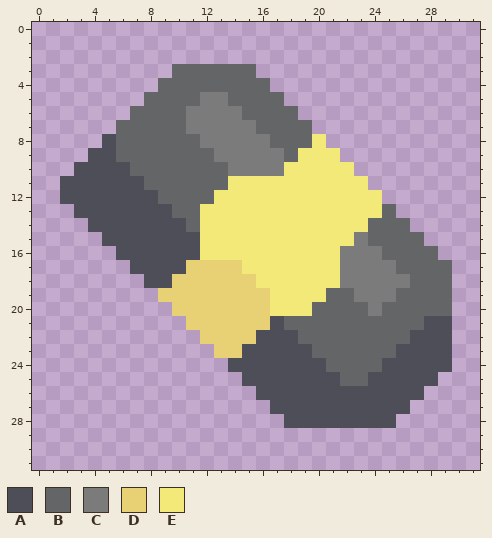
Pixel-art sprite: main/assets-raw/sprites/items/power-pack.png. The picture above was drawn from the file before the commit.
The file is 32x32 pixels.
Palette (. is transparent): A #4d4e58  B #646567  C #7b7b7b  D #e8d174  E #f3e979
After:
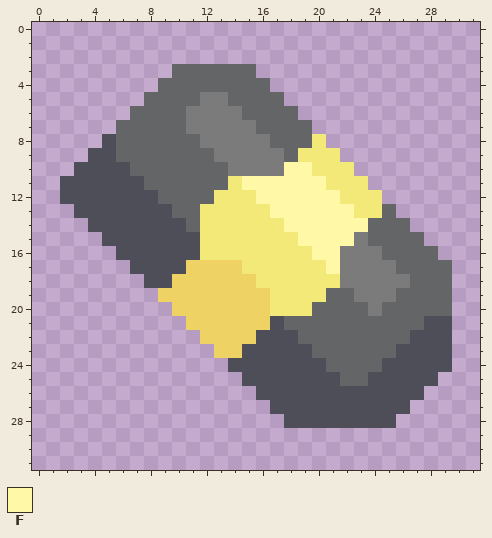
Colours new in this view: F #fff8a6
Change:
Colour D changes from #e8d174 to #eed264.
Colour E becomes colour F in row 10 at x 18 to 19; in row 11 at x 15 to 20; in row 12 at x 16 to 21; in row 13 at x 17 to 22; in row 14 at x 18 to 23; in row 15 at x 19 to 22.
Colour E becomes colour F in row 16 at x 20 to 21; in row 17 at x 21.
